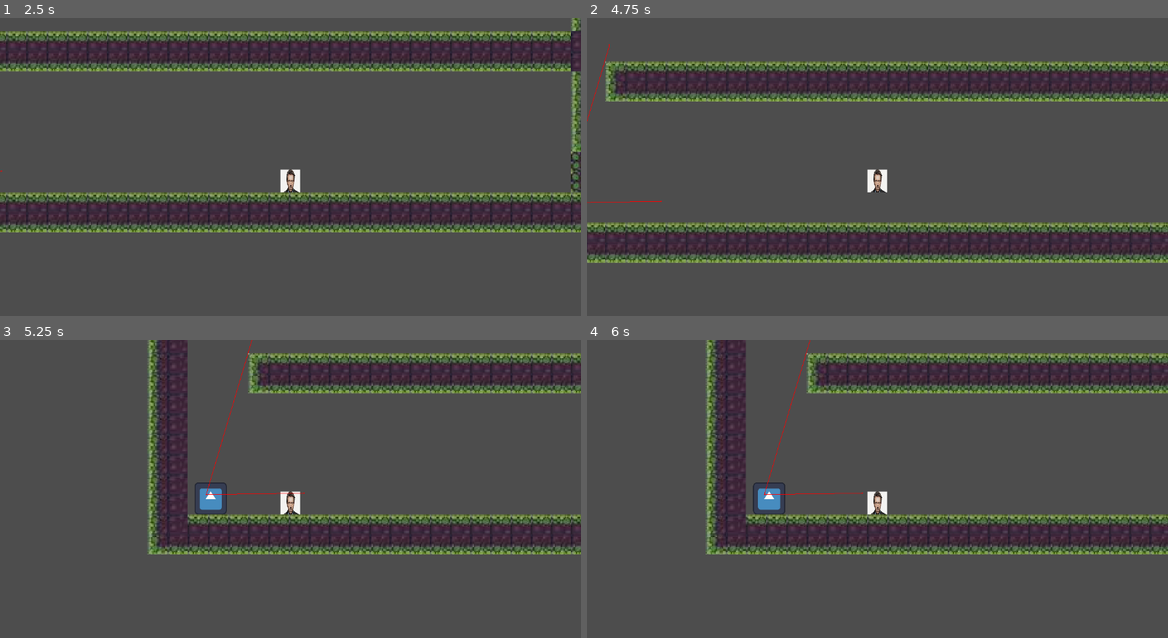
Above: before the commit, frames 1-4 (two rows, left to right).
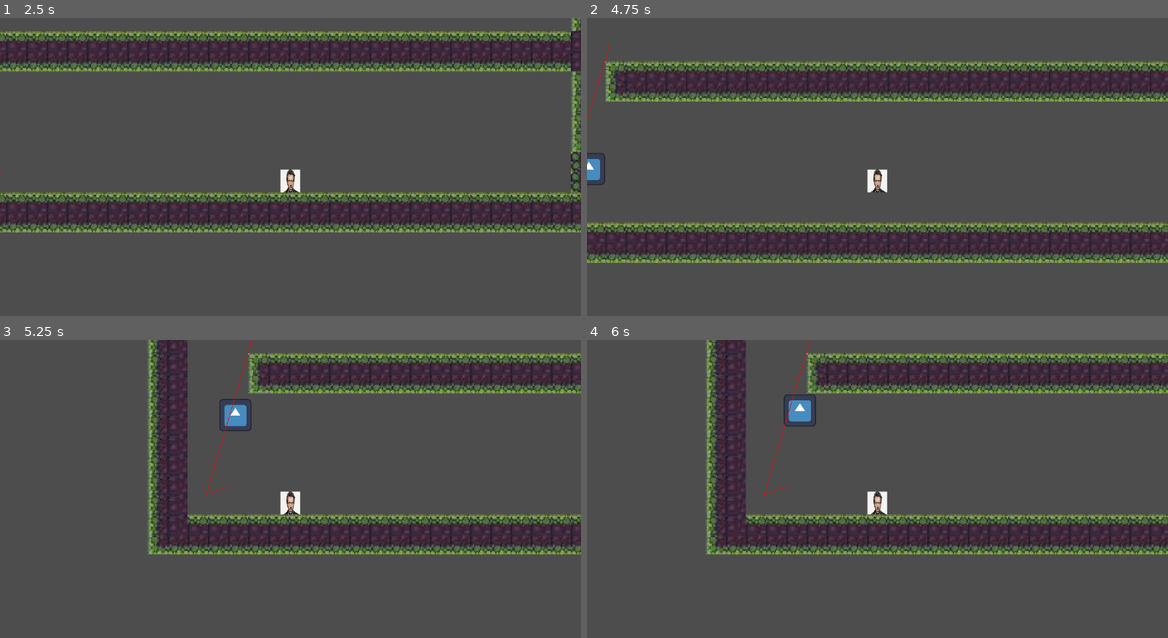
Above: after the commit, the same moments.

Repository: ConnerGordon/final-jam
Game: Godot game, scene res://folder base/mainscene.tscn
The game is run twice, just before and just after one commit, with the same random seed, the same clock (stepped at 60 frames per second) and the same inputs. The engine's default icon, where the game draws it, is replaced by a stand-in: a white triangle on a blue panel in a dark square.
Inputs (mouse positions are in pixels of both pictures, inside the frame that each line leads up to):
- Up to frame 1 (2.5 s): move the mouse to (418, 164) at 0.52 s; hold S (FALL) 0.53-1.28 s; hold D (moveright) 0.53-2.03 s; tap Space (jump) at 0.77, 1.52 s; move the mouse to (174, 196) at 1.27 s; tap Shift (dash) at 1.35 s; move the mouse to (348, 110) at 2.02 s; hold A (moveleft) from 2.03 s (still down); tap E (interact) at 2.1 s
- Up to frame 2 (4.75 s): move the mouse to (848, 247) at 2.77 s; release A (moveleft) at 2.78 s; hold D (moveright) 2.78-4.28 s; click (848, 247) at 2.85 s; tap Space (jump) at 3.02, 3.77, 4.52 s; move the mouse to (1051, 229) at 3.52 s; hold S (FALL) 3.53-4.28 s; move the mouse to (703, 131) at 4.27 s; hold A (moveleft) from 4.28 s (still down); tap Shift (dash) at 4.35 s
- Up to frame 3 (5.25 s): move the mouse to (319, 503) at 5.02 s; release A (moveleft) at 5.03 s; hold D (moveright) from 5.03 s (still down); tap E (interact) at 5.1 s
- Up to frame 4 (6 s): move the mouse to (790, 420) at 5.77 s; release D (moveright) at 5.78 s; hold A (moveleft) from 5.78 s (still down); click (790, 420) at 5.85 s

Frame 1 is identical in both runs. In frame 2, 0.2% of the frame differs, in the area x 0-13%, y 7-63%; in frame 3, 0.8%; in frame 4, 0.8%, in the area x 28-48%, y 18-59%.

Commit message:
pathfinding progress

Diff:
--- a/enemy/first_enemy.gd
+++ b/enemy/first_enemy.gd
@@ -4,6 +4,7 @@
 const SPEED = 300.0
 const JUMP_VELOCITY = -400.0
 @onready var navigation_agent_2d: NavigationAgent2D = $NavigationAgent2D
+@onready var basepos: Marker2D = $basepos
 
 var navigtimer := 10.0
 
@@ -78,11 +79,12 @@
 				velocity.x = direc.x * SPEED
 
 
-			if direc.y <= -.899999 && is_on_floor():
-				velocity.x = direc.x * 10
-				velocity.y = (navigation_agent_2d.get_next_path_position().y)/(9.8) * (9.8 * delta)
+			var disto = navigation_agent_2d.get_next_path_position().distance_to(basepos.global_position)
 
-				#print(velocity.y)
+			if direc.y <= -.899999 && is_on_floor() && disto > 500:
+				velocity.y -= abs(sin(disto)*9.8*5/delta)
+
+				print(disto)
 
 
 
@@ -111,6 +113,9 @@
 
 
 
+	print(navigation_agent_2d.distance_to_target())
+	print(navigation_agent_2d.target_position)
+	print(navigation_agent_2d.is_target_reached())
 	move_and_slide()
 
 
--- a/enemy/husk.tscn
+++ b/enemy/husk.tscn
@@ -29,6 +29,9 @@
 script = ExtResource("1_0vvse")
 
 [node name="NavigationAgent2D" type="NavigationAgent2D" parent="." unique_id=1730415152]
+path_desired_distance = 50.0
+target_desired_distance = 500.0
+path_max_distance = 200.0
 navigation_layers = 3
 avoidance_enabled = true
 avoidance_layers = 16
@@ -45,15 +48,15 @@
 monitorable = false
 
 [node name="CollisionShape2D" type="CollisionShape2D" parent="detecbox" unique_id=945585681]
-position = Vector2(0.5, 1)
 shape = SubResource("RectangleShape2D_nwalt")
 
 [node name="hurtbox" type="Area2D" parent="." unique_id=543940087]
 monitoring = false
 
 [node name="CollisionShape2D" type="CollisionShape2D" parent="hurtbox" unique_id=1088432644]
-position = Vector2(-1, -1)
 shape = SubResource("RectangleShape2D_6b5m7")
+
+[node name="basepos" type="Marker2D" parent="." unique_id=1899378542]
 
 [connection signal="target_reached" from="NavigationAgent2D" to="." method="destination_reach"]
 [connection signal="area_entered" from="detecbox" to="." method="detected"]
